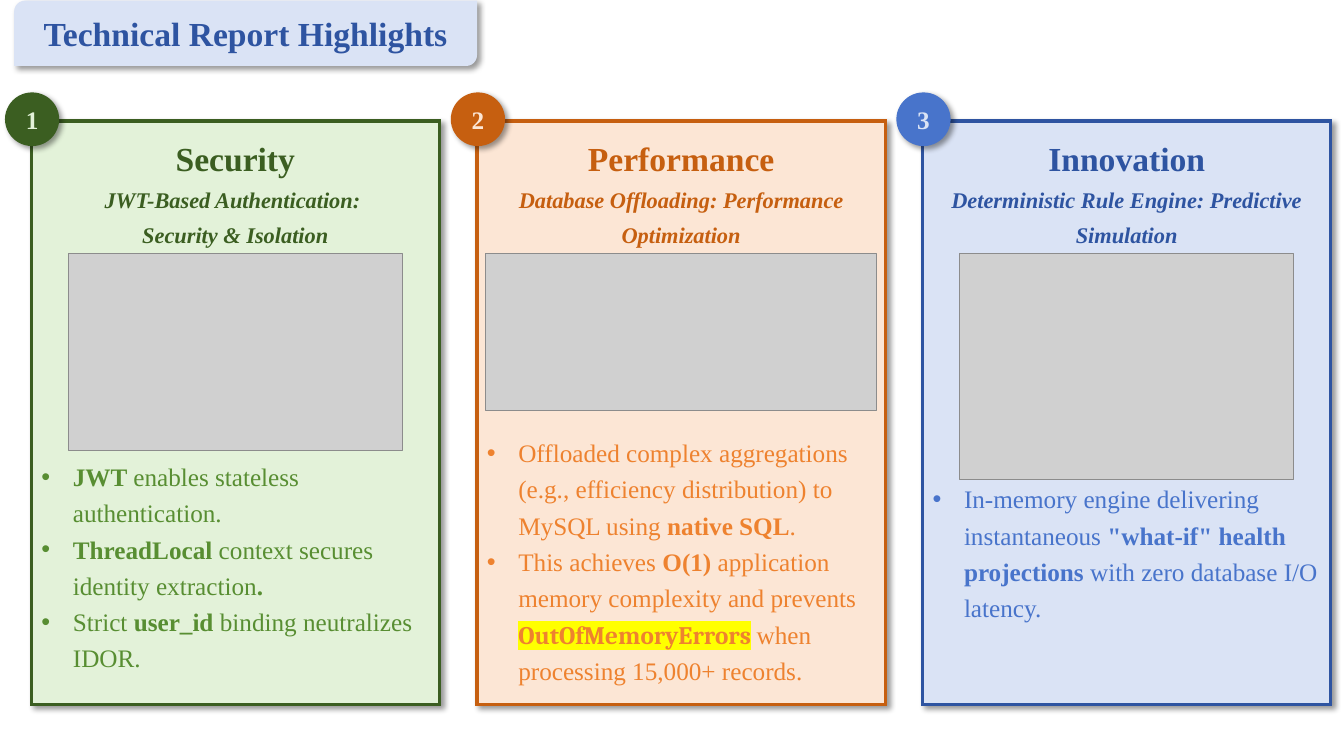
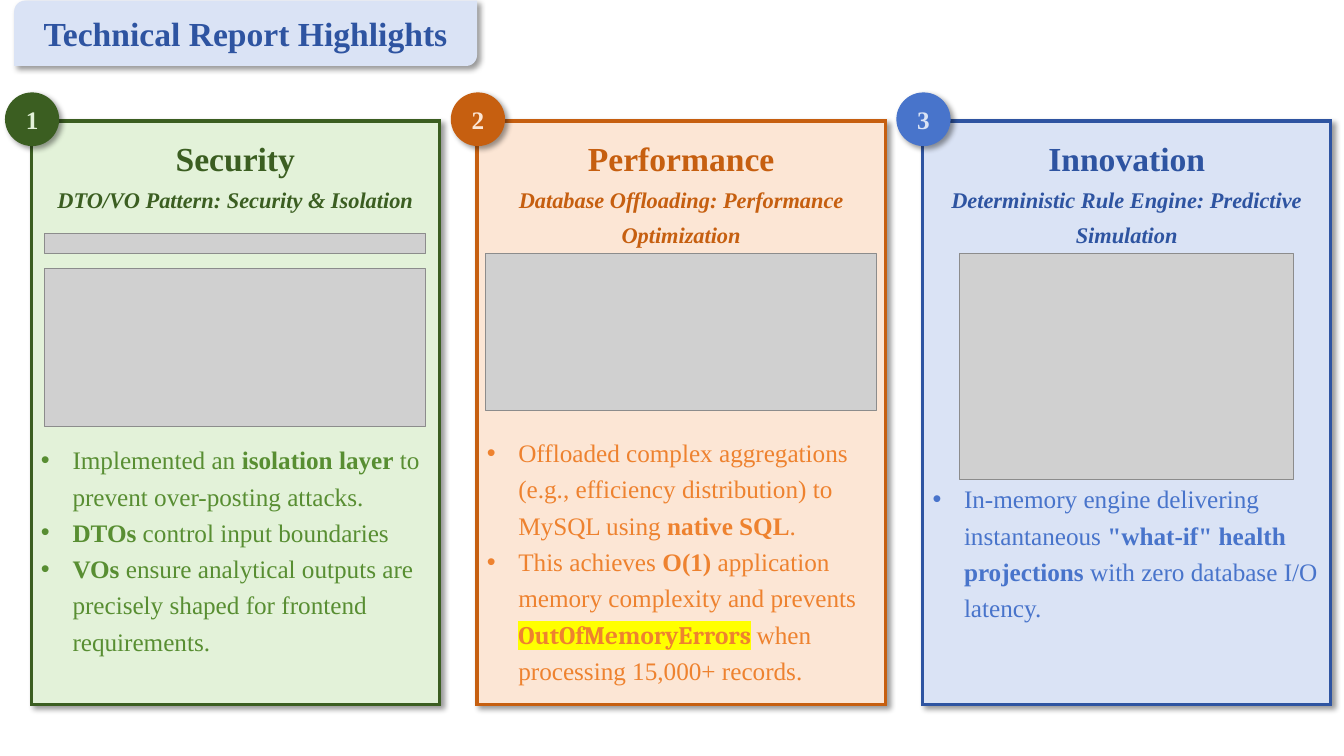
Before and after one commit to DT-1997/MetaboTrack-API, a slide deck: slide 5 of docs/MetaboTrack_API_Presentation_Slides.pptx. Drawn at 1344x756 pixels with LibreOffice and Linux fonts; fonts in the diff are those of the drawing; grey boxes stand for pictures. Boxes give left, top, right and bottom in pixels: in the first picture for what was removed or moved away, otherwise in the second. Text is boxed around its words. In the diff, an @@ line names an element or a change of style, - is before the commit and + after.

Commit message:
Update Presentation Slides

```diff
--- a/docs/MetaboTrack_API_Presentation_Slides.pptx
+++ b/docs/MetaboTrack_API_Presentation_Slides.pptx
@@ text at <box>57,192,413,213</box>: text changed @@
-JWT-Based Authentication:
-Security & Isolation
+DTO/VO Pattern: Security & Isolation
@@ picture added at <box>44,234,426,254</box> @@
@@ picture: place and size @@
-picture at <box>69,254,403,451</box>
+picture at <box>44,269,426,426</box>
@@ text at <box>73,451,420,657</box>: text changed @@
-• JWT enables stateless authentication.
-• ThreadLocal context secures identity extraction.
-• Strict user_id binding neutralizes IDOR.
+• Implemented an isolation layer to prevent over-posting attacks.
+• DTOs control input boundaries
+• VOs ensure analytical outputs are precisely shaped for frontend requirements.
```
Also in this commit, not shown: 1 other slide changed.
